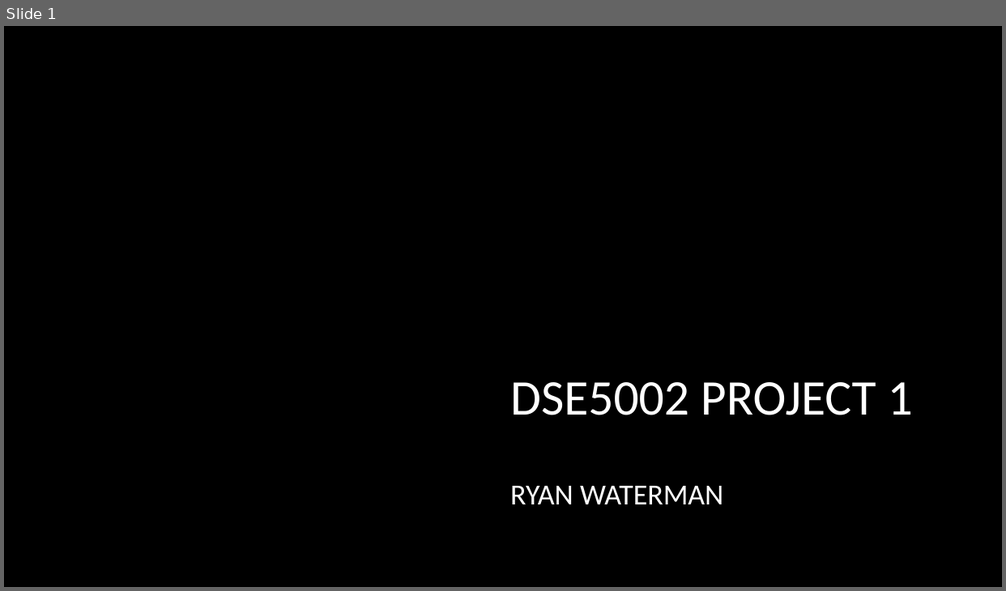
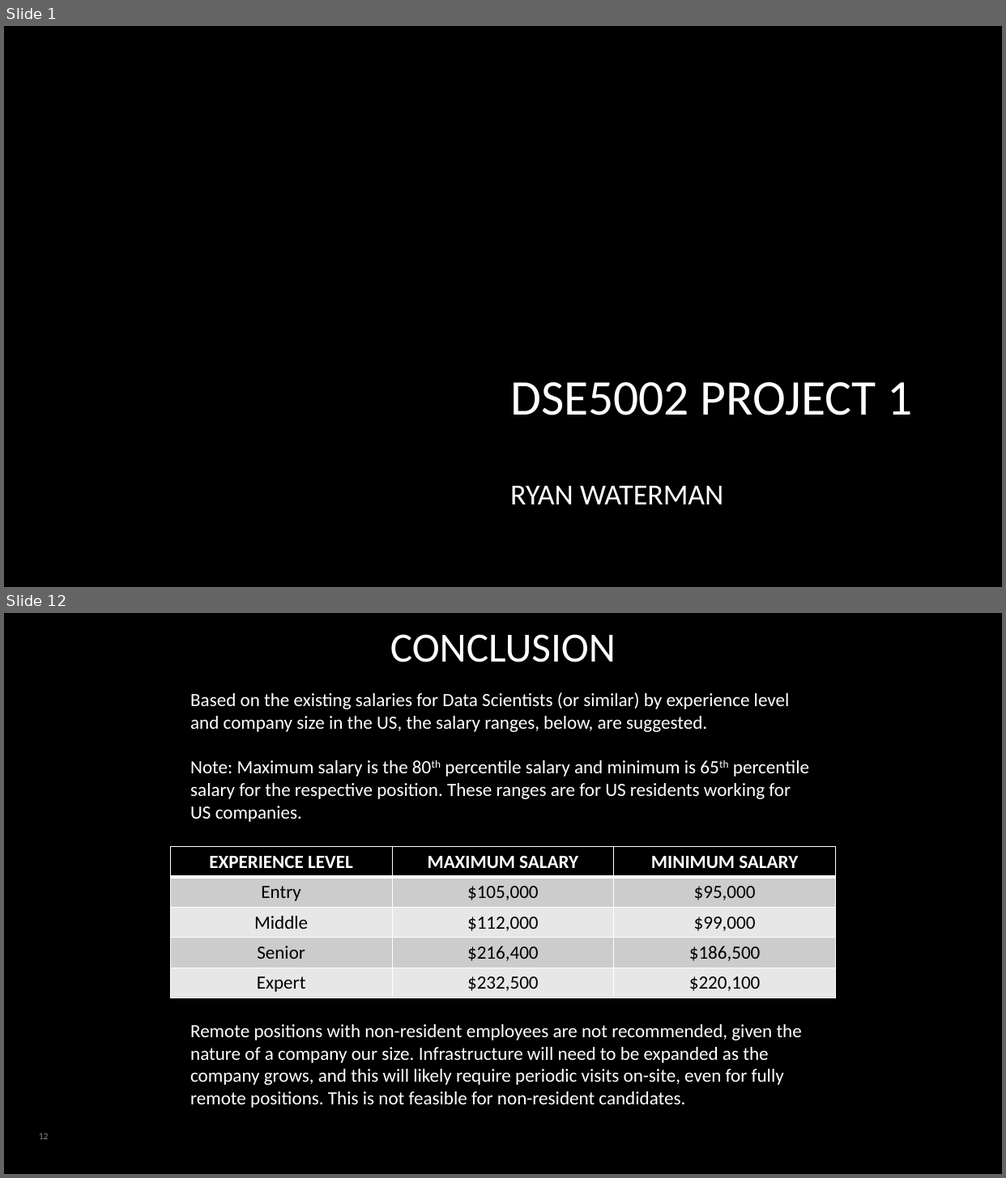
Before and after one commit to rcwaterman/DSE5002_Project_1, a slide deck: Presentation/Project_1_Presentation.pptx. Shown one above the other, each under a label of ours: slide 1 before the commit, slides 1 and 12 after it; the slides between them are not shown. The pictures are 1006x591 and 1006x1178 pixels, drawn with LibreOffice and Linux fonts; fonts in the diff are those of the drawing; background and template pictures are left out. Boxes give left, top, right and bottom in pixels: in the first picture for what was removed or moved away, otherwise in the second. Text is boxed around its words. In the diff, an @@ line names an element or a change of style, - is before the commit and + after.

```diff
--- a/Presentation/Project_1_Presentation.pptx
+++ b/Presentation/Project_1_Presentation.pptx
@@ slide 12 added at [4, 613, 1002, 1174], background #000000 @@
@@ title added at [390, 634, 616, 662], 40 pt, text #FFFFFF @@
+CONCLUSION
@@ text added at [190, 692, 809, 822], 18 pt, text #FFFFFF @@
+Based on the existing salaries for Data Scientists (or similar) by experience level and company size in the US, the salary ranges, below, are suggested.
+Note: Maximum salary is the 80th percentile salary and minimum is 65th percentile salary for the respective position. These ranges are for US residents working for US companies.
@@ table added at [170, 846, 835, 999], 5 rows, 3 columns @@
+EXPERIENCE LEVEL | MAXIMUM SALARY | MINIMUM SALARY
+Entry | $105,000 | $95,000
+Middle | $112,000 | $99,000
+Senior | $216,400 | $186,500
+Expert | $232,500 | $220,100
@@ text added at [190, 1024, 802, 1108], 18 pt, text #FFFFFF @@
+Remote positions with non-resident employees are not recommended, given the nature of a company our size. Infrastructure will need to be expanded as the company grows, and this will likely require periodic visits on-site, even for fully remote positions. This is not feasible for non-resident candidates.
@@ page number added at [39, 1133, 49, 1139], 9 pt, text #8C8C8C @@
+12
```
Also in this commit, not shown: 10 other slides added, 1 slide removed, 5 other files.
